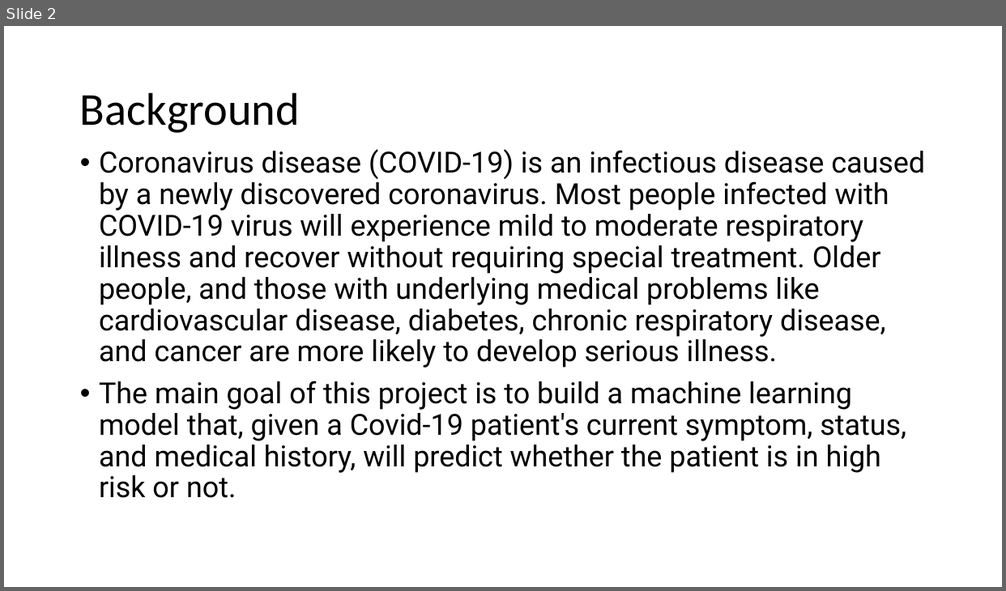
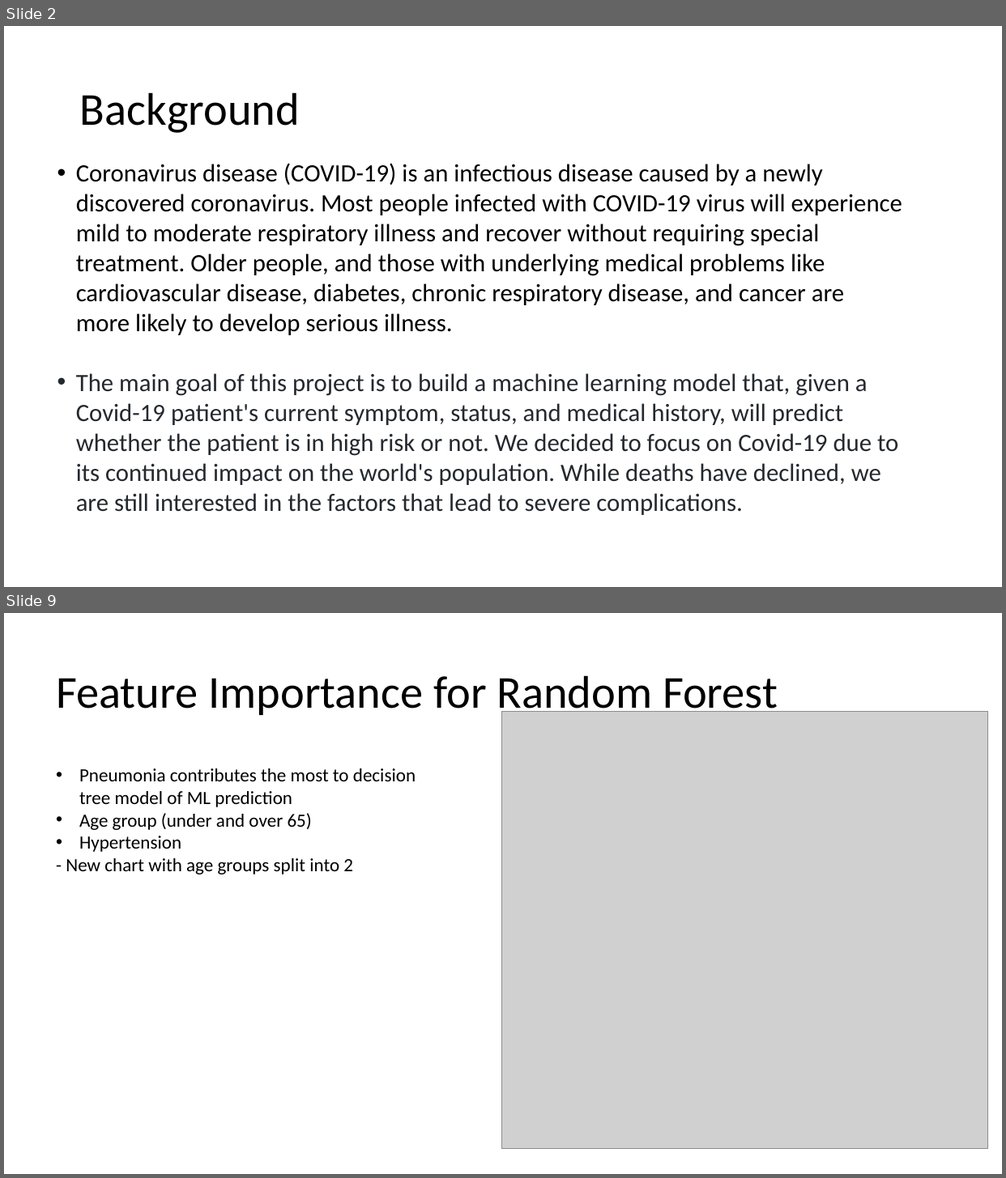
Before and after one commit to rvroomiii/group_hub, a slide deck: Covid-presentation.pptx. Shown one above the other, each under a label of ours: slide 2 before the commit, slides 2 and 9 after it; the slides between them are not shown. The pictures are 1006x591 and 1006x1178 pixels, drawn with LibreOffice and Linux fonts; fonts in the diff are those of the drawing; grey boxes stand for pictures. Boxes give left, top, right and bottom in pixels: in the first picture for what was removed or moved away, otherwise in the second. Text is boxed around its words. In the diff, an @@ line names an element or a change of style, - is before the commit and + after.

```diff
--- a/Covid-presentation.pptx
+++ b/Covid-presentation.pptx
@@ slide 9 added at box(4, 613, 1002, 1174), background #FFFFFF @@
@@ title added at box(56, 675, 778, 718), 44 pt, text #000000 @@
+Feature Importance for Random Forest
@@ picture added at box(502, 712, 988, 1149) @@
@@ text added at box(66, 769, 415, 875), 18 pt, text #000000 @@
+• Pneumonia contributes the most to decision tree model of ML prediction
+• Age group (under and over 65)
+• Hypertension
+- New chart with age groups split into 2
@@ slide 2 changed as well @@
@@ text "Coronavirus disease (COVID-19) is an ...": place and size @@
-text "Coronavirus disease (COVID-19) is an ..." at box(99, 149, 925, 498)
+text "Coronavirus disease (COVID-19) is an ..." at box(76, 163, 902, 515)
@@ text at box(76, 163, 902, 335): size 28 to 24 pt, font Roboto to Calibri in "Coronavirus disease (COVID-19) is an infectious disease ..."; line spacing 0.9 to 1; less space between paragraphs @@
@@ text at box(76, 373, 898, 515): text changed; size 28 to 24 pt; font Roboto to Calibri; text colour #000000 to #24292F @@
-• The main goal of this project is to build a machine learning model that, given a Covid-19 patient's current symptom, status, and medical history, will predict whether the patient is in high risk or not.
+• The main goal of this project is to build a machine learning model that, given a Covid-19 patient's current symptom, status, and medical history, will predict whether the patient is in high risk or not. We decided to focus on Covid-19 due to its continued impact on the world's population. While deaths have declined, we are still interested in the factors that lead to severe complications.
```
Also in this commit, not shown: 4 other slides changed, 5 other slides added, 3 slides removed.
